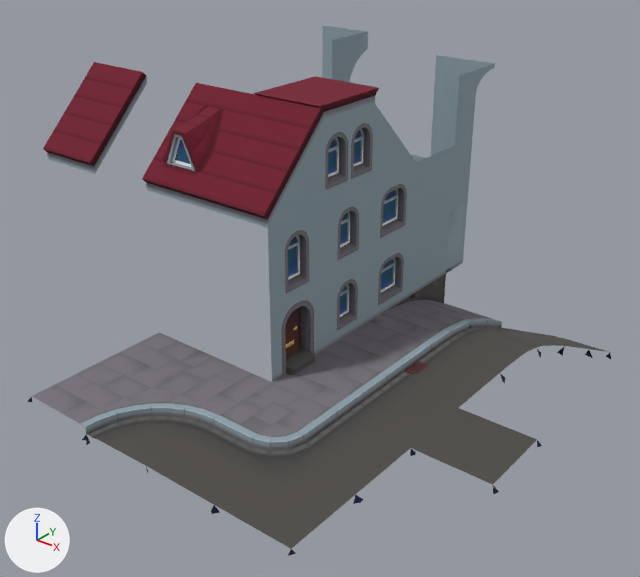
An edit to the Blender file assetsSrc/buildings.blend, drawn before and after from the same camera.
Camera for both pictures: a 50 mm camera at (6.18, -7.29, 5.69) aimed at (-0.8, 1.43, 0.28). Lighting does not change. The marker at lower left points along +X, +Y and +Z.
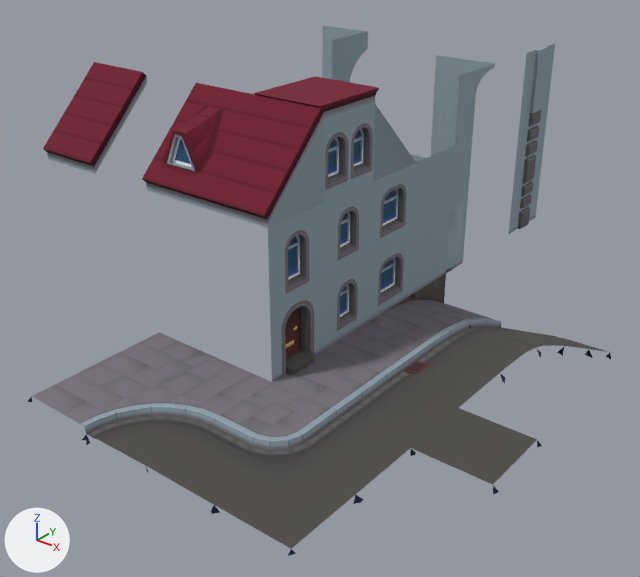
Location of each change, [x1, y1, x2, y2] in pixels of the pictures (640 x 577 px):
'h1.024', added: after [520, 44, 555, 117]
'h1.022', added: after [514, 105, 548, 177]
'h1.023', added: after [509, 163, 542, 234]

What changed in the scene script:
```text
Add me_h1_wall_021:
    me_h1_wall_021.from_pydata(...)  # 66 vertices, 51 faces; spans x 0.5..0.55, y -0.5..0.5, z 0.0..1.0
    me_h1_wall_021.polygons.foreach_set('use_smooth', [True] * 51)
    me_h1_wall_021.materials.append(mat_material)  # picture img_atlas_png
Add me_h1_wall_020:
    me_h1_wall_020.from_pydata(...)  # 84 vertices, 63 faces; spans x 0.5..0.55, y -0.5..0.5, z 0.0..1.0
    me_h1_wall_020.polygons.foreach_set('use_smooth', [True] * 63)
    me_h1_wall_020.materials.append(mat_material)  # picture img_atlas_png
Add me_h1_wall_019:
    me_h1_wall_019.from_pydata(...)  # 76 vertices, 55 faces; spans x 0.5..0.55, y -0.5..0.5, z 0.0..1.0
    me_h1_wall_019.polygons.foreach_set('use_smooth', [True] * 55)
    me_h1_wall_019.materials.append(mat_material)  # picture img_atlas_png
Add ob_h1_024:
    ob_h1_024 = bpy.data.objects.new('h1.024', me_h1_wall_021)
    ob_h1_024.location = (-0.5, 6.0, 2.0)
Add ob_h1_023:
    ob_h1_023 = bpy.data.objects.new('h1.023', me_h1_wall_020)
    ob_h1_023.location = (-0.5, 6.0, 0.0)
Add ob_h1_022:
    ob_h1_022 = bpy.data.objects.new('h1.022', me_h1_wall_019)
    ob_h1_022.location = (-0.5, 6.0, 1.0)
```
